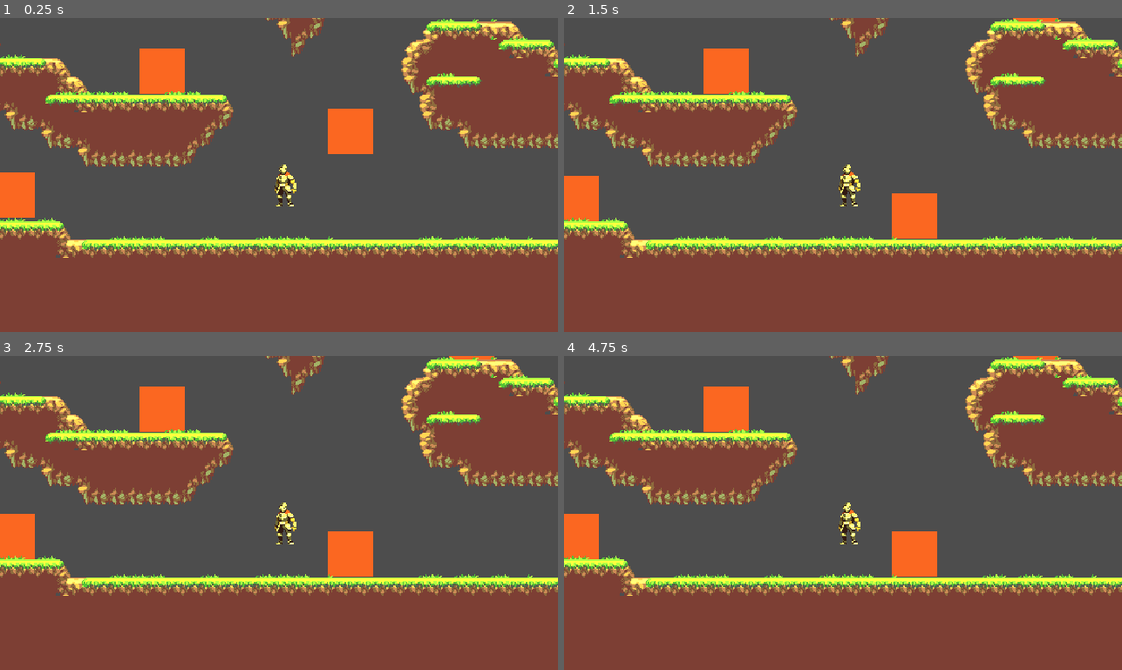
Above: before the commit, frames 1-4 (two rows, left to right).
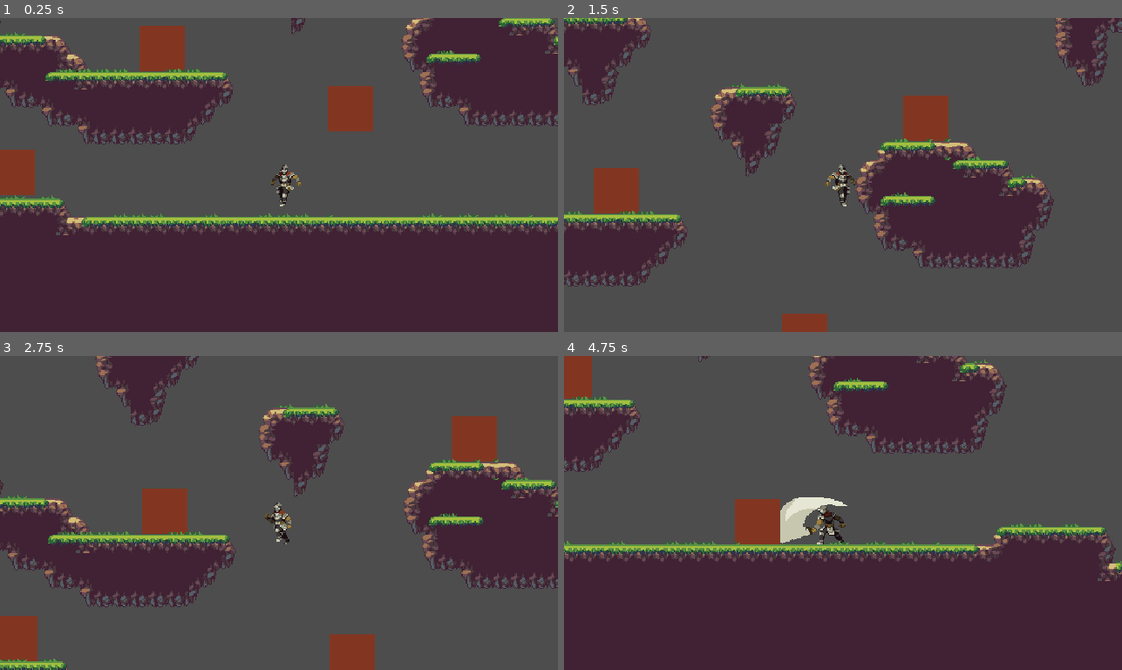
Above: after the commit, the same moments.

Repository: Olejafk/GodotPlatformer
Game: Godot game, scene res://Scenes/world.tscn
Two runs of this game, one before a commit and one after it. Both use one fixed random seed, a clock stepped at 60 frames per second and the inputs below.
Inputs (mouse positions are in pixels of both pictures, inside the frame that each line leads up to):
- Up to frame 1 (0.25 s): no input
- Up to frame 2 (1.5 s): move the mouse to (965, 159) at 0.52 s; hold D (move_right) from 0.53 s (still down); click (965, 159) at 0.6 s; tap Space (jump) at 0.77, 0.8, 1.07, 1.35 s; move the mouse to (731, 190) at 1.27 s
- Up to frame 3 (2.75 s): tap Space (jump) at 1.52, 1.82, 2.3 s; click (167, 528) at 1.55 s; move the mouse to (334, 443) at 2.02 s; release D (move_right) at 2.03 s; hold A (move_left) from 2.03 s (still down); click (334, 443) at 2.1 s
- Up to frame 4 (4.75 s): move the mouse to (815, 575) at 2.77 s; release A (move_left) at 2.78 s; hold D (move_right) 2.78-4.28 s; tap Shift (crouch) at 2.85 s; tap Space (jump) at 3.02, 3.32, 3.77, 3.8, 4.07, 4.35, 4.52 s; click (815, 575) at 3.05 s; move the mouse to (1010, 560) at 3.52 s; click (1010, 560) at 3.6 s; move the mouse to (675, 465) at 4.27 s; hold A (move_left) from 4.28 s (still down); click (675, 465) at 4.55 s

The runs differ from the first frame. In frame 1, 63% of the frame differs, in the area x 0-100%, y 0-100%; in frame 2, 64%; in frame 3, 66%; in frame 4, 71%.
Error before the commit: Parse Error: Standalone lambdas cannot be accessed. Consider assigning it to a variable. (res://Scripts/player.gd:117)

Commit message:
still working on hitbox

Diff:
--- a/Scenes/player.tscn
+++ b/Scenes/player.tscn
@@ -502,9 +502,6 @@
 [node name="Player" type="CharacterBody2D"]
 position = Vector2(-50, -40)
 script = ExtResource("1_t0jsh")
-speed = null
-gravity = null
-jump_force = null
 
 [node name="Camera2D" type="Camera2D" parent="."]
 position = Vector2(0, 12)
@@ -565,3 +562,4 @@
 
 [connection signal="timeout" from="attackCD" to="." method="_on_attack_cd_timeout"]
 [connection signal="body_entered" from="AttackHitbox" to="." method="_on_attack_hitbox_body_entered"]
+[connection signal="body_shape_entered" from="AttackHitbox" to="." method="_on_attack_hitbox_body_shape_entered"]
--- a/Scenes/world.tscn
+++ b/Scenes/world.tscn
@@ -1,12 +1,9 @@
-[gd_scene load_steps=6 format=3 uid="uid://btmjrlpvos0b2"]
+[gd_scene load_steps=5 format=3 uid="uid://btmjrlpvos0b2"]
 
 [ext_resource type="PackedScene" uid="uid://bje6wcpr8n5r" path="res://Scenes/player.tscn" id="1_1rqvb"]
 [ext_resource type="PackedScene" uid="uid://csai6mj4x4p2g" path="res://box.tscn" id="3_fbaiw"]
 [ext_resource type="PackedScene" uid="uid://cttwaku2co0yf" path="res://Scenes/tile_map.tscn" id="3_wev3w"]
 [ext_resource type="PackedScene" uid="uid://ddoxio54tj07d" path="res://Scripts/Bat_script.tscn" id="4_u0lyk"]
-
-[sub_resource type="OccluderPolygon2D" id="OccluderPolygon2D_aajue"]
-polygon = PackedVector2Array(-42, -14, -33, 3, -33, 16, 19, 16, 29, 31, 36, 32, 45, 47, 166, 48, 174, 64, 169, 77, 156, 78, 153, 93, 141, 94, 134, 111, 42, 111, 34, 95, 8, 96, 1, 79, -24, 80, -31, 63, -49, 63, -58, 79, -71, 80, -79, 69, -79, 32, -118, 33, -127, 20, -128, -3, -121, -16, -91, -18, -92, -28, -79, -34, -61, -33, -51, -17)
 
 [node name="World" type="Node2D"]
 
@@ -40,10 +37,3 @@
 
 [node name="Bat4" parent="." instance=ExtResource("4_u0lyk")]
 position = Vector2(901, 1332)
-
-[node name="DirectionalLight2D" type="DirectionalLight2D" parent="."]
-position = Vector2(91, -184)
-color = Color(0.929412, 0.905882, 0, 1)
-
-[node name="LightOccluder2D" type="LightOccluder2D" parent="."]
-occluder = SubResource("OccluderPolygon2D_aajue")
--- a/Scripts/player.gd
+++ b/Scripts/player.gd
@@ -114,13 +114,15 @@
 	if is_attacking:
 		return
 	else:
-		func _on_attack_hitbox_body_entered(body):
-			if body.has_method("destroy"):
-				body.destroy()
-			if body.has_method("hurt"):
-				body.hurt()
 		is_attacking = true
 		attackCD.start()
 
+func _on_attack_hitbox_body_entered(body):
+	if is_attacking:
+		if body.has_method("destroy"):
+			body.destroy()
+		if body.has_method("hurt"):
+			body.hurt()
+
 func _on_attack_cd_timeout():
 	is_attacking = false
--- a/project.godot
+++ b/project.godot
@@ -12,7 +12,7 @@
 
 config/name="Platformer"
 run/main_scene="res://Scenes/world.tscn"
-config/features=PackedStringArray("4.1", "Forward Plus")
+config/features=PackedStringArray("4.2", "Forward Plus")
 config/icon="res://icon.svg"
 
 [display]
--- a/resources/default_tileset.tres
+++ b/resources/default_tileset.tres
@@ -295,6 +295,33 @@
 7:5/0 = 0
 7:5/0/physics_layer_0/linear_velocity = Vector2(0, 0)
 7:5/0/physics_layer_0/angular_velocity = 0.0
+4:2/0 = 0
+4:2/0/physics_layer_0/linear_velocity = Vector2(0, 0)
+4:2/0/physics_layer_0/angular_velocity = 0.0
+5:2/0 = 0
+5:2/0/physics_layer_0/linear_velocity = Vector2(0, 0)
+5:2/0/physics_layer_0/angular_velocity = 0.0
+5:3/0 = 0
+5:3/0/physics_layer_0/linear_velocity = Vector2(0, 0)
+5:3/0/physics_layer_0/angular_velocity = 0.0
+5:4/0 = 0
+5:4/0/physics_layer_0/linear_velocity = Vector2(0, 0)
+5:4/0/physics_layer_0/angular_velocity = 0.0
+8:0/0 = 0
+8:0/0/physics_layer_0/linear_velocity = Vector2(0, 0)
+8:0/0/physics_layer_0/angular_velocity = 0.0
+8:1/0 = 0
+8:1/0/physics_layer_0/linear_velocity = Vector2(0, 0)
+8:1/0/physics_layer_0/angular_velocity = 0.0
+8:5/0 = 0
+8:5/0/physics_layer_0/linear_velocity = Vector2(0, 0)
+8:5/0/physics_layer_0/angular_velocity = 0.0
+9:0/0 = 0
+9:0/0/physics_layer_0/linear_velocity = Vector2(0, 0)
+9:0/0/physics_layer_0/angular_velocity = 0.0
+9:5/0 = 0
+9:5/0/physics_layer_0/linear_velocity = Vector2(0, 0)
+9:5/0/physics_layer_0/angular_velocity = 0.0
 
 [resource]
 physics_layer_0/collision_layer = 1
Not shown: 1 places in Scenes/player.tscn that only renumber resources
Not shown: 1 places in Scripts/Bat_script.tscn that only renumber resources
